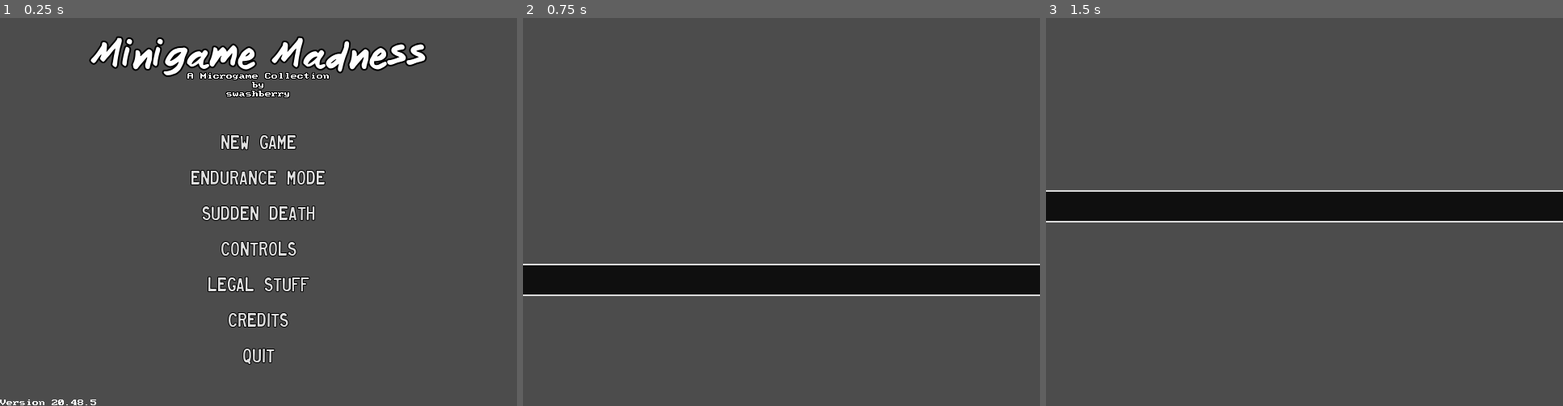
Above: before the commit, frames 1-3 (left to right).
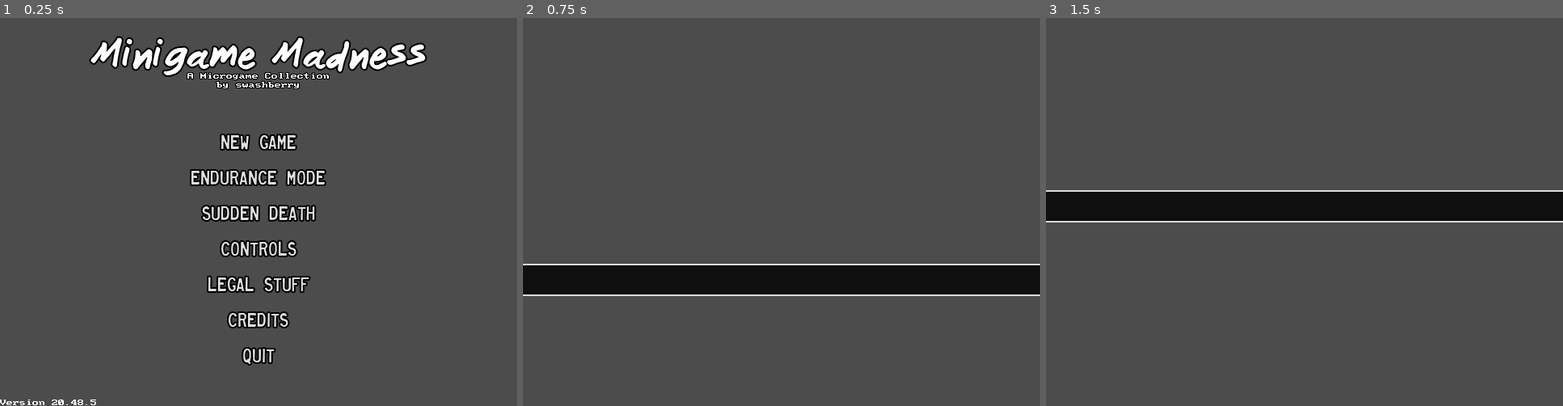
Above: after the commit, the same moments.

Repository: swashdev/minigame-madness
Game: Godot game, scene res://master/scenes/master.tscn
Same seed, same stepped clock (60 frames per second), same inputs: the game is played once before the commit and once after it.
Inputs (mouse positions are in pixels of both pictures, inside the frame that each line leads up to):
- Up to frame 1 (0.25 s): no input
- Up to frame 2 (0.75 s): click "New Game" at 0.5 s
- Up to frame 3 (1.5 s): tap Enter at 1.25 s; move the mouse to (1418, 192) at 1.27 s; hold Right (move_right) from 1.28 s (still down); hold Space (action) from 1.28 s (still down)

The runs differ from the first frame. In frame 1, 1.9% of the frame differs, in the area x 36-64%, y 16-90%; in frame 2, nothing differs; in frame 3, nothing differs.

Commit message:
[MASTER] change font in menu button descriptions.

Diff:
--- a/master/fonts/main_menu_button.tres
+++ b/master/fonts/main_menu_button.tres
@@ -5,6 +5,6 @@
 [resource]
 resource_name = "Heavy Equipment"
 size = 24
-outline_size = 1
+outline_size = 2
 outline_color = Color( 0, 0, 0, 1 )
 font_data = ExtResource( 1 )
--- a/master/scenes/menus/buttons/new_game_button.tscn
+++ b/master/scenes/menus/buttons/new_game_button.tscn
@@ -1,6 +1,7 @@
-[gd_scene load_steps=2 format=2]
+[gd_scene load_steps=3 format=2]
 
 [ext_resource path="res://master/scripts/menus/buttons/new_game_button.gd" type="Script" id=1]
+[ext_resource path="res://master/fonts/descriptive_text.tres" type="DynamicFont" id=2]
 
 [node name="NewGameButton" type="Button"]
 margin_right = 400.0
@@ -13,9 +14,10 @@
 
 [node name="Label" type="Label" parent="."]
 visible = false
-margin_top = 26.0
+margin_top = 30.0
 margin_right = 400.0
 margin_bottom = 40.0
+custom_fonts/font = ExtResource( 2 )
 align = 1
 [connection signal="mouse_entered" from="." to="." method="_on_NewGameButton_mouse_entered"]
 [connection signal="mouse_exited" from="." to="." method="_on_NewGameButton_mouse_exited"]
--- a/master/scenes/menus/main_menu.tscn
+++ b/master/scenes/menus/main_menu.tscn
@@ -9,7 +9,7 @@
 [ext_resource path="res://master/fonts/title.tres" type="DynamicFont" id=7]
 [ext_resource path="res://master/themes/main_menu.tres" type="Theme" id=8]
 [ext_resource path="res://shared/themes/minigame_madness.tres" type="Theme" id=9]
-[ext_resource path="res://master/fonts/tite_byline.tres" type="DynamicFont" id=10]
+[ext_resource path="res://master/fonts/descriptive_text.tres" type="DynamicFont" id=10]
 
 [node name="MainMenu" type="Control"]
 anchor_right = 1.0
@@ -154,8 +154,7 @@
 margin_top = -30.0
 custom_fonts/font = ExtResource( 10 )
 text = "A Microgame Collection
-by
-swashberry"
+by swashberry"
 align = 1
 __meta__ = {
 "_edit_use_anchors_": false
Renamed: master/fonts/tite_byline.tres -> master/fonts/descriptive_text.tres
